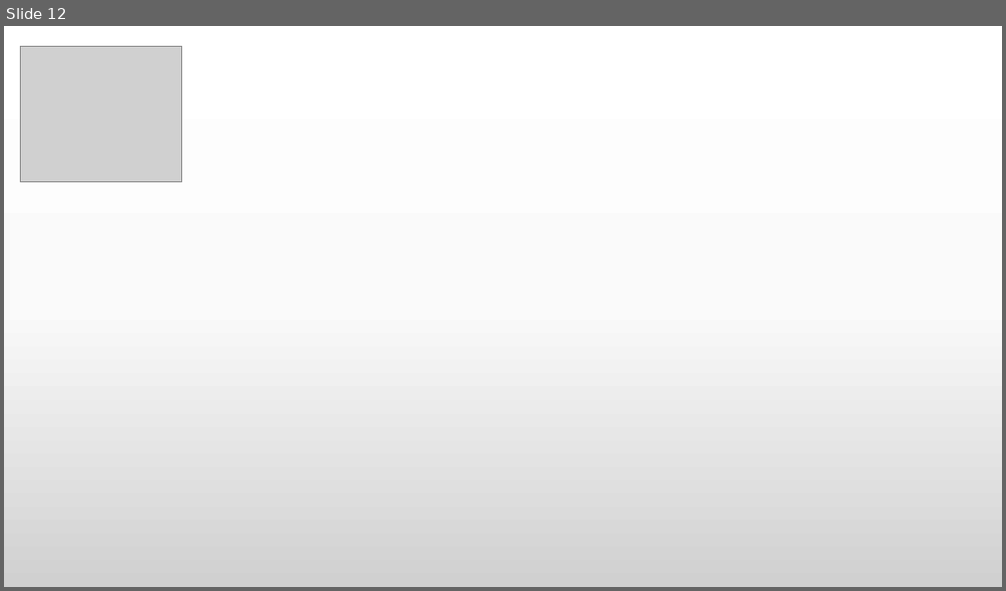
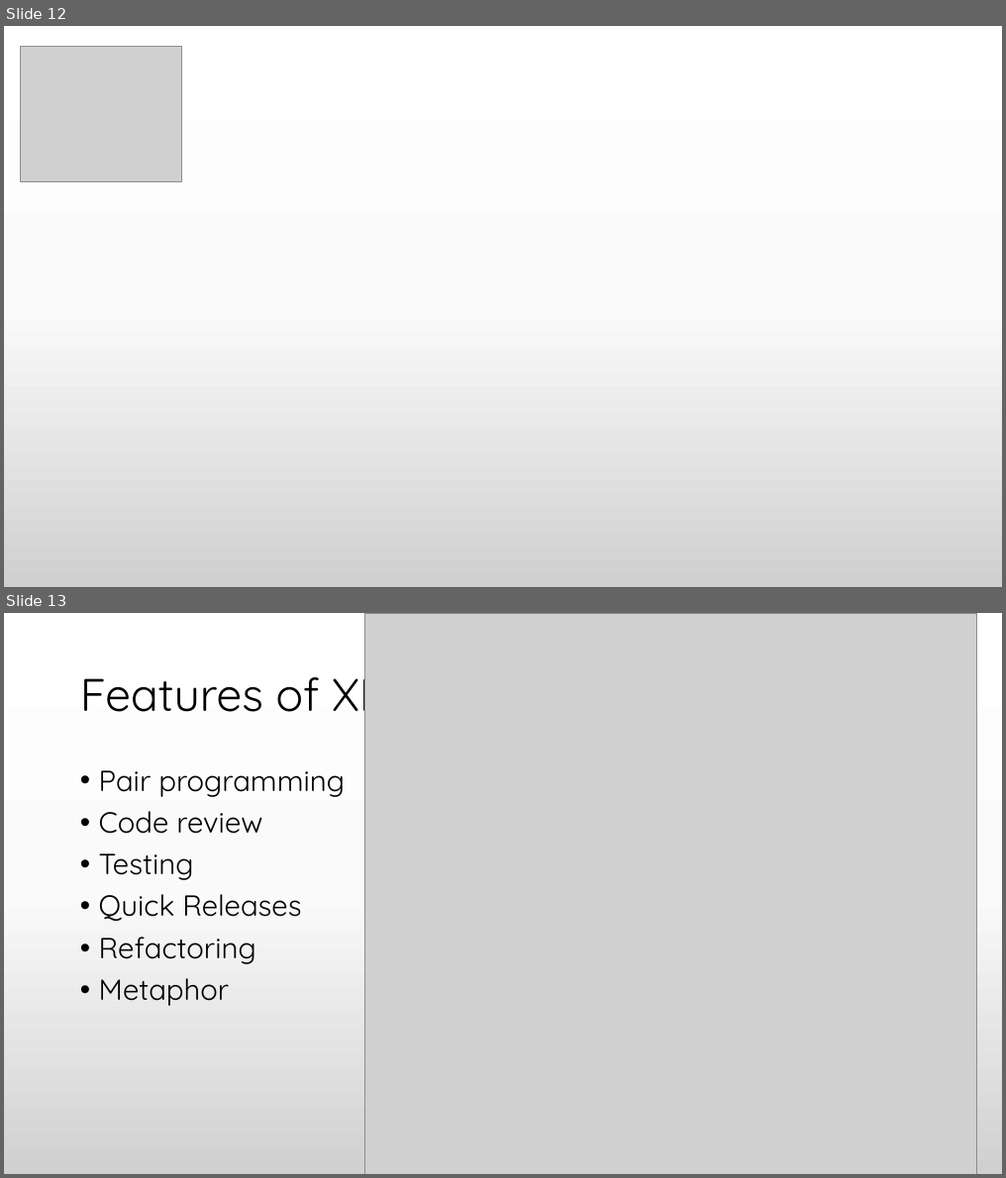
Before and after one commit to praash47/aasn-iii, a slide deck: extreme_programming.pptx. Shown one above the other, each under a label of ours: slide 12 before the commit, slides 12 and 13 after it. The pictures are 1006x591 and 1006x1178 pixels, drawn with LibreOffice and Linux fonts; fonts in the diff are those of the drawing; grey boxes stand for pictures. Boxes give left, top, right and bottom in pixels: in the first picture for what was removed or moved away, otherwise in the second. Text is boxed around its words. In the diff, an @@ line names an element or a change of style, - is before the commit and + after.

```diff
--- a/extreme_programming.pptx
+++ b/extreme_programming.pptx
@@ slide 13 added at [4,613,1002,1174], background gradient #FFFFFF to #FBFBFB to #D1D1D1 @@
@@ picture added at [364,613,976,1174] @@
@@ title added at [80,663,387,724], 44 pt, text #000000 @@
+Features of XP
@@ text added at [99,770,345,1006], 28 pt, text #000000 @@
+• Pair programming
+• Code review
+• Testing
+• Quick Releases
+• Refactoring
+• Metaphor
```
Also in this commit, not shown: 16 other slides added, 7 other files.
